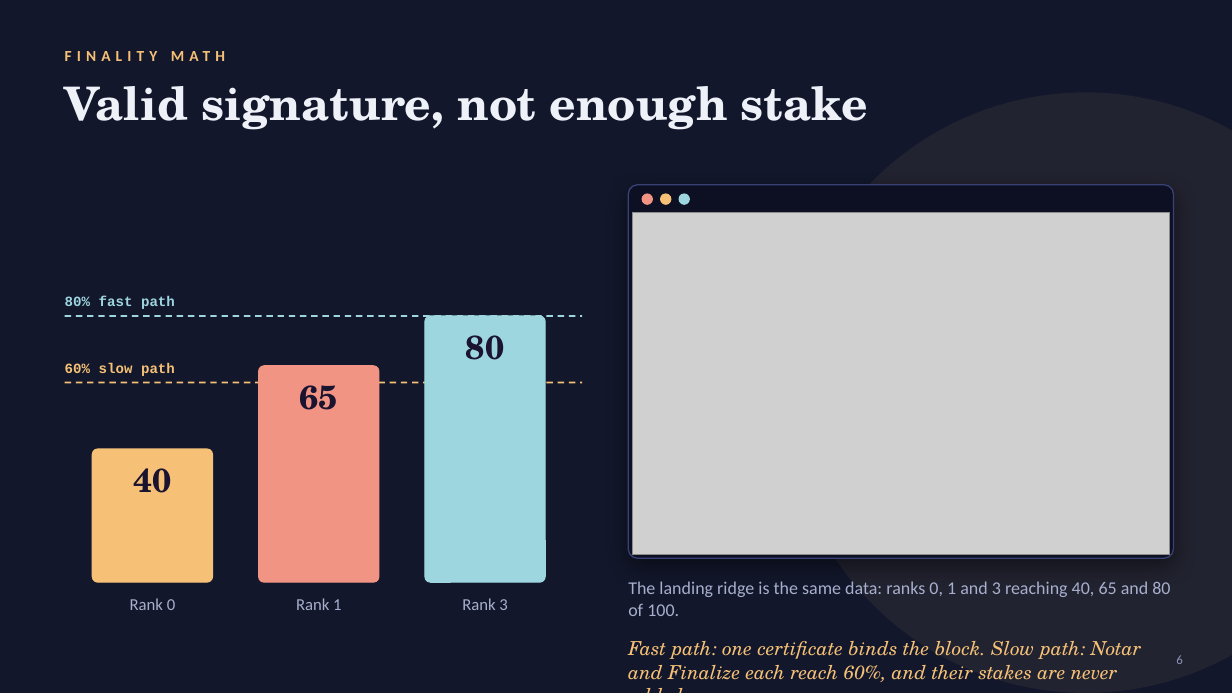
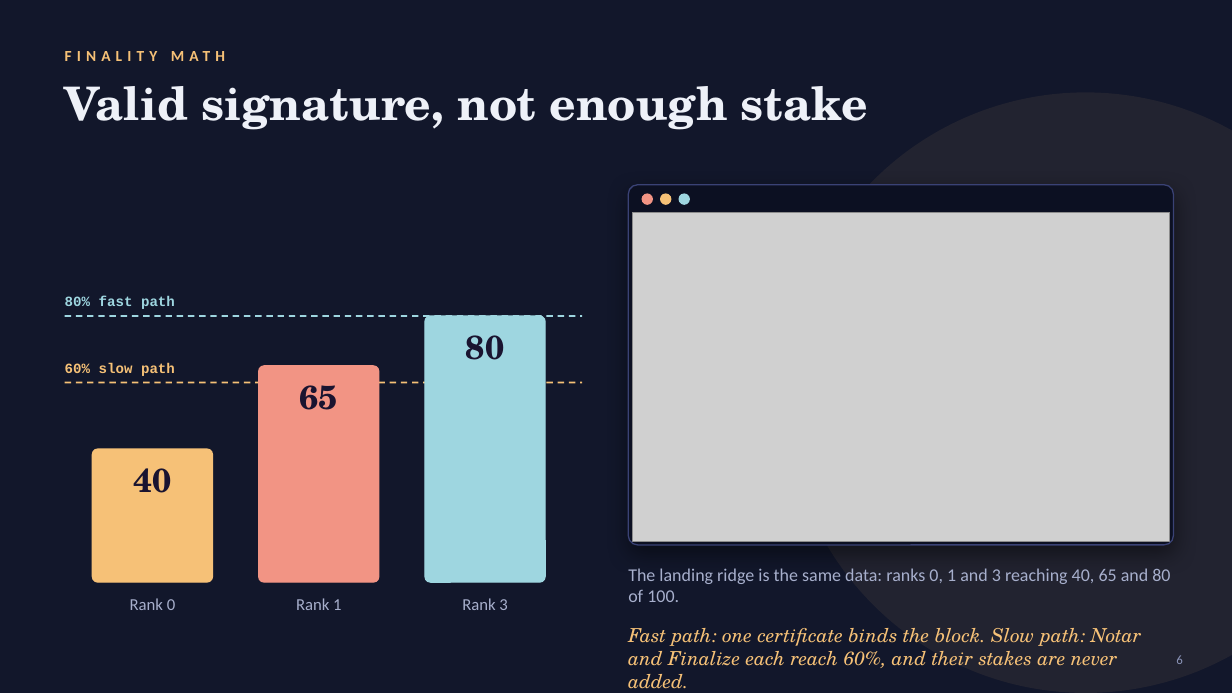
Before and after one commit to mansi0xc/monocle, a slide deck: slide 6 of Monocle-demo.pptx. Drawn at 1232x693 pixels with LibreOffice and Linux fonts; fonts in the diff are those of the drawing; grey boxes stand for pictures. Boxes give left, top, right and bottom in pixels: in the first picture for what was removed or moved away, otherwise in the second. Text is boxed around its words. In the diff, an @@ line names an element or a change of style, - is before the commit and + after.

```diff
--- a/Monocle-demo.pptx
+++ b/Monocle-demo.pptx
@@ rounded rectangle: place and size @@
-rounded rectangle at [628, 185, 1174, 558]
+rounded rectangle at [628, 185, 1174, 545]
@@ rounded rectangle at [628, 185, 1174, 545]: proportions changed @@
@@ picture: place and size @@
-picture at [632, 213, 1170, 555]
+picture at [632, 213, 1170, 542]
@@ text "The landing ridge is the ...": place and size @@
-text "The landing ridge is the ..." at [628, 581, 1170, 616]
+text "The landing ridge is the ..." at [628, 568, 1170, 602]
@@ text "Fast path: one certificate binds ..." rewrapped from [628, 641, 1142, 682] to [628, 628, 1142, 689] @@
```
Also in this commit, not shown: 5 other slides changed, 1 slide added, 1 slide removed, 10 other files.
